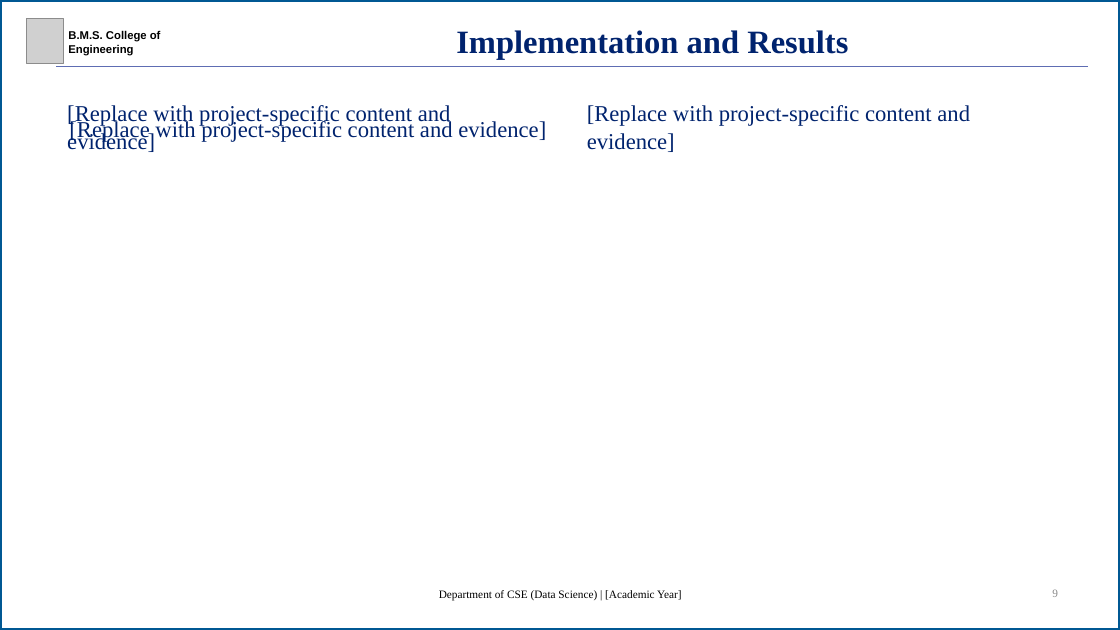
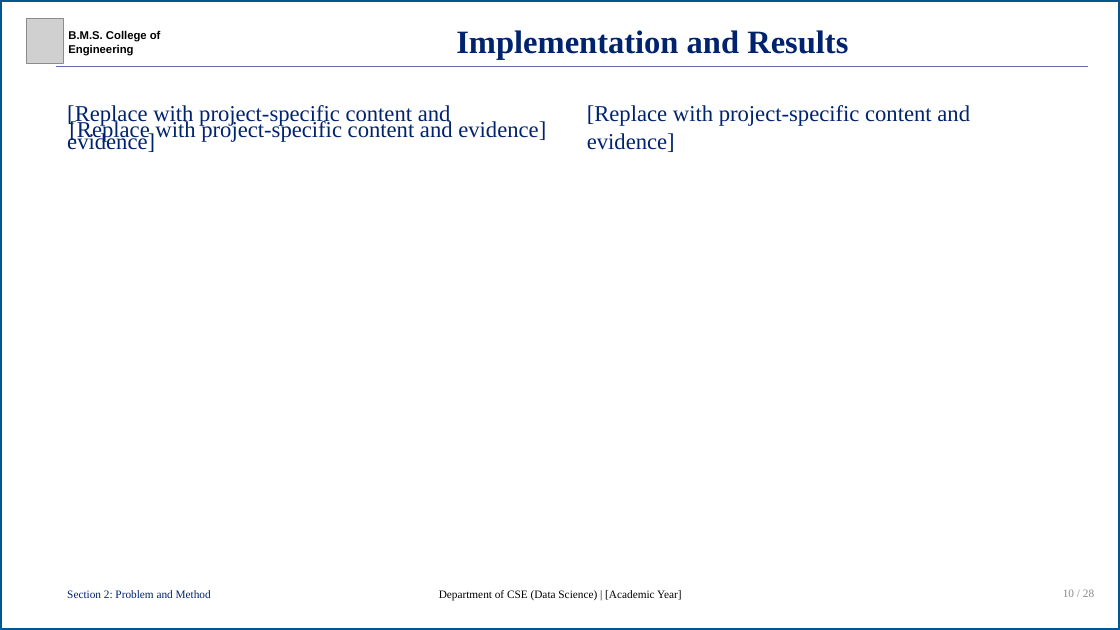
Before and after one commit to R-V-Abhishek/concrete-strength-de-svr, a slide deck: slide 10 of presentation/bmsce-presentation-template.pptx (slide 9 before the commit). Drawn at 1120x630 pixels with LibreOffice and Linux fonts; fonts in the diff are those of the drawing; grey boxes stand for pictures. Boxes give left, top, right and bottom in pixels: in the first picture for what was removed or moved away, otherwise in the second. Text is boxed around its words. In the diff, an @@ line names an element or a change of style, - is before the commit and + after.

```diff
--- a/presentation/bmsce-presentation-template.pptx
+++ b/presentation/bmsce-presentation-template.pptx
@@ text added at <box>67,590,211,598</box>, 16 pt, text #00236E @@
+Section 2: Problem and Method
@@ text at <box>1063,589,1094,597</box>: text changed @@
-9
+10 / 28
```
Also in this commit, not shown: 23 other slides changed, 4 slides added, 19 other files.
